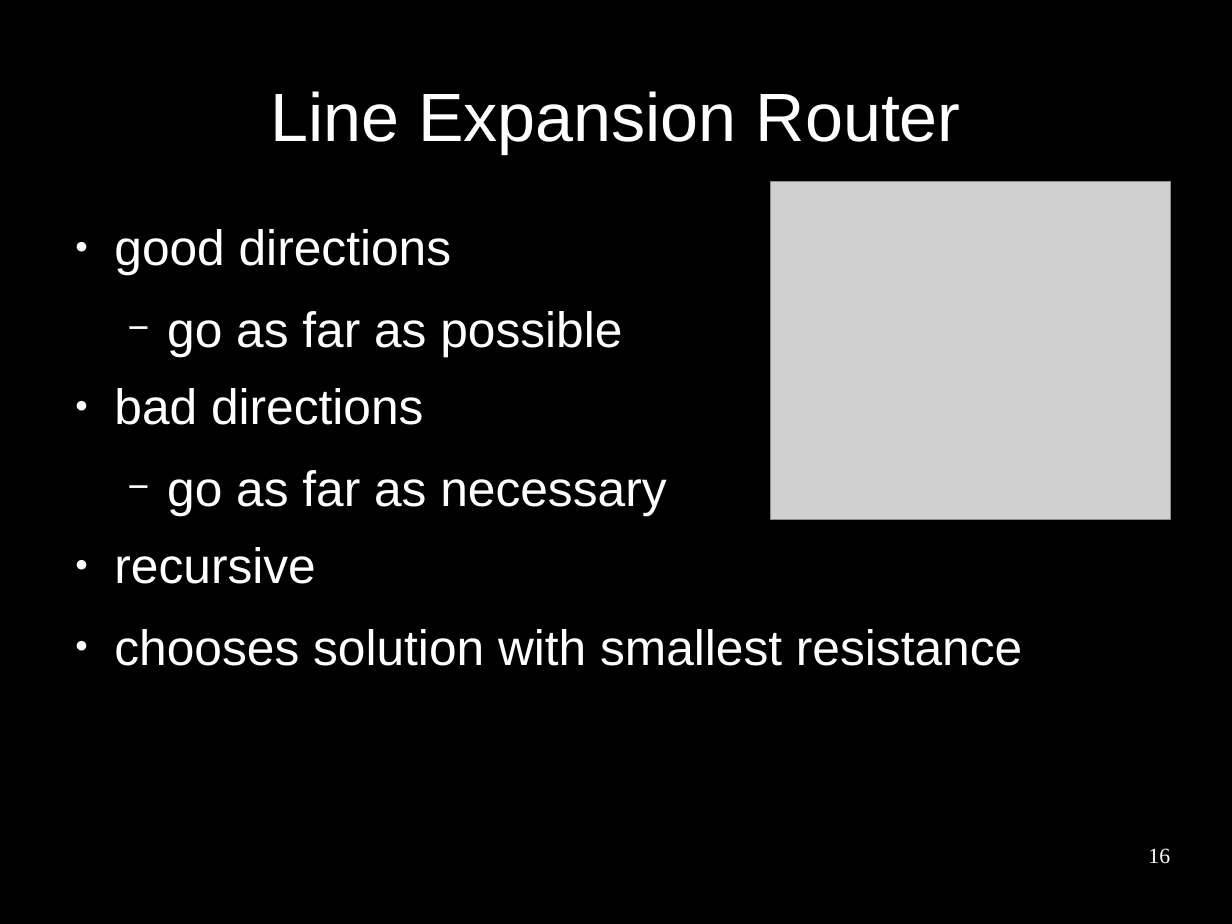
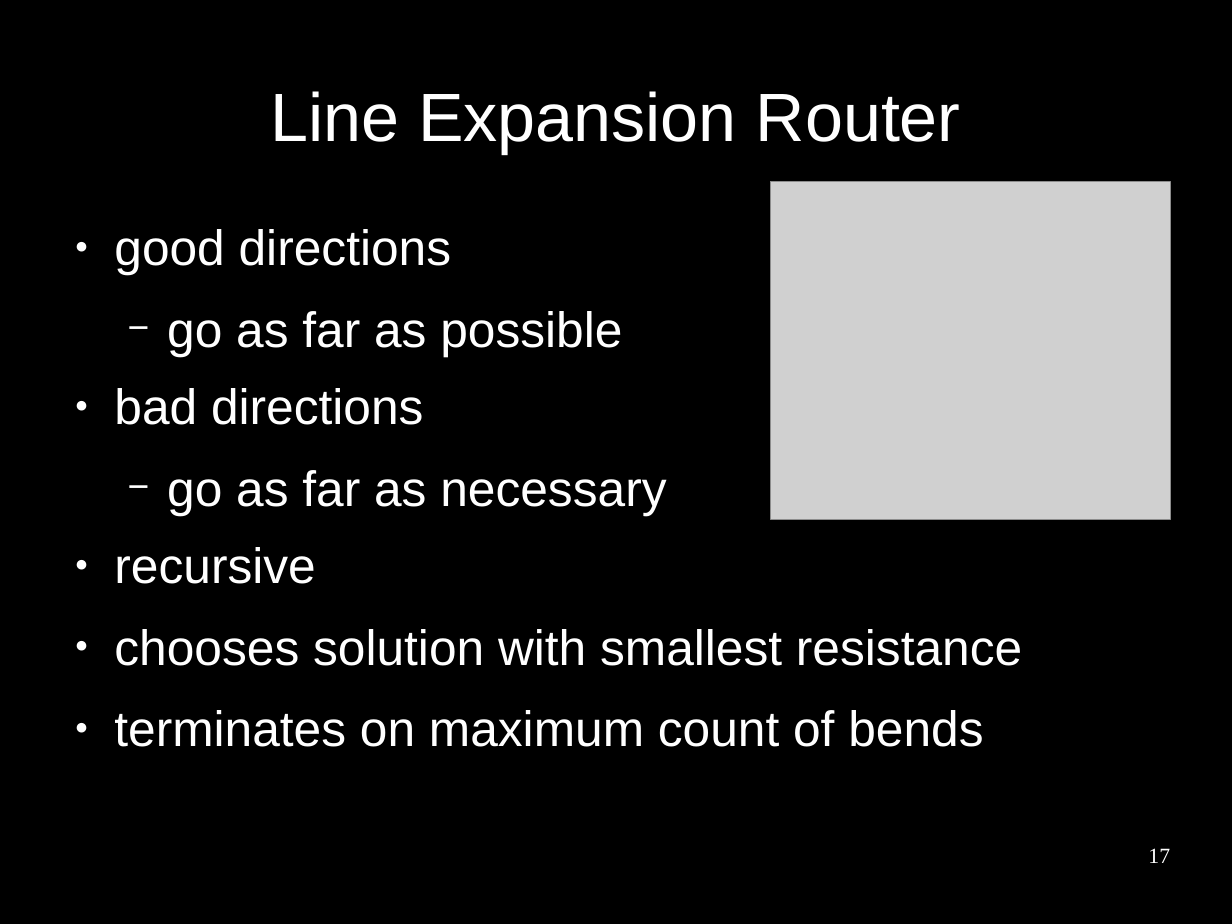
Before and after one commit to benediktibk/bachelorthesis, a slide deck: slide 17 of presentation.odp (slide 16 before the commit). Drawn at 1232x924 pixels with LibreOffice and Linux fonts; fonts in the diff are those of the drawing; grey boxes stand for pictures; background and template pictures are left out. Boxes give left, top, right and bottom in pixels: in the first picture for what was removed or moved away, otherwise in the second. Text is boxed around its words. In the diff, an @@ line names an element or a change of style, - is before the commit and + after.

Commit message:
improved presentation

```diff
--- a/presentation.odp
+++ b/presentation.odp
@@ text at <box>114,710,983,747</box>: paragraph added @@
+● terminates on maximum count of bends
@@ page number at <box>1148,848,1170,863</box>: text changed @@
-16
+17
```
Also in this commit, not shown: 2 other slides changed, 2 slides added.
